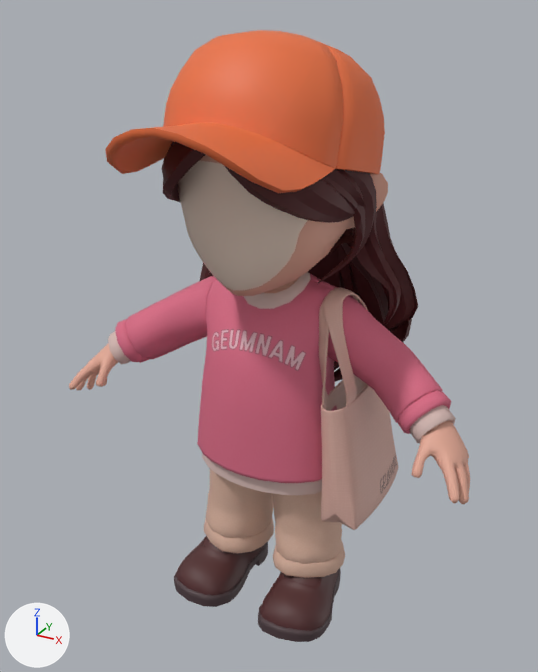
The FBX model Assets/YJK's_Resources/YJK's_Package/MainHero_Characters/Meshs/Geumnam_Girl_3.fbx as it was, and as the next commit left it.
Both versions are drawn from a camera (50 mm lens) standing at (0.628, -1.169, 1.156) and looking at (0.011, -0.046, 0.595). The lights are fixed; the arrows at lower left show +X, +Y and +Z. Where no turn or scale is listed for an object, it has been applied to the vertices. Vertices at the same position are counted once.

The scene before the commit, as lines of its bpy script (objects in view):
```python
me_mesh = bpy.data.meshes.new('Mesh')
me_mesh.from_pydata(...)  # 6696 vertices, 7866 faces; spans x -0.182..0.24, y -0.349..0.194, z -0.002..1.124
me_mesh.materials.append(mat_geumnam_3rd_girl_item)  # picture img_geumnam_3rd_girl_item_base_color_png
me_mesh_001 = bpy.data.meshes.new('Mesh.001')
me_mesh_001.from_pydata(...)  # 1842 vertices, 1810 faces; spans x -0.425..0.425, y -0.185..0.154, z 0.086..1.022
# faces by material slot: [202, 1518, 90]
me_mesh_001.materials.append(mat_geumnam_skin_face_a)
me_mesh_001.materials.append(mat_geumnam_skin_body)
me_mesh_001.materials.append(mat_face)  # its picture is missing
me_mesh_002 = bpy.data.meshes.new('Mesh.002')
me_mesh_002.from_pydata(...)  # 4952 vertices, 4397 faces; spans x -0.371..0.371, y -0.221..0.211, z 0.065..1.03
me_mesh_002.materials.append(mat_geumnam_3rd_girl_cloth)
ob_geumnam_3rd_girl_cloth = bpy.data.objects.new('Geumnam_3rd_Girl_Cloth', me_mesh_002)
ob_geumnam_3rd_girl_cloth.location = (0.0, 0.0, 0.0)
ob_geumnam_3rd_girl_face_a = bpy.data.objects.new('Geumnam_3rd_Girl_Face_A', me_mesh_001)
ob_geumnam_3rd_girl_face_a.location = (0.0, 0.0, 0.0)
ob_geumnam_3rd_girl_item = bpy.data.objects.new('Geumnam_3rd_Girl_Item', me_mesh)
ob_geumnam_3rd_girl_item.location = (0.0, 0.0, 0.0)
```
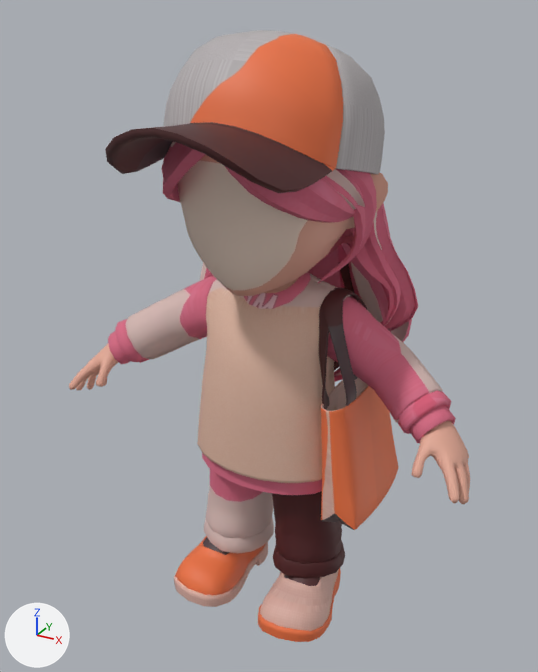
Changed parts and their boxes (x1, y1, x2, y2) in the pictures (538 x 672 px; the box of a moved part takes in the faces that stretch with it):
part 1 of me_mesh_002, moved or reshaped: (171, 142, 365, 255) in both
part 2 of me_mesh_002, surface changed: (108, 142, 456, 578) in both
part 3 of me_mesh, surface changed: (105, 30, 398, 642) in both

The edits, one by one:
me_mesh has 6696 vertices, 7866 faces and spans x -0.182..0.24, y -0.349..0.194, z -0.002..1.124.
me_mesh is used by ob_geumnam_3rd_girl_item; location (0.0, 0.0, 0.0).
me_mesh part 3: 7866 kept faces spanning x -0.182..0.24, y -0.349..0.194, z -0.002..1.124 get new texture (UV) coordinates.
me_mesh_002 is used by ob_geumnam_3rd_girl_cloth; location (0.0, 0.0, 0.0).
me_mesh_002 had 4952 vertices, 4397 faces and spanned x -0.371..0.371, y -0.221..0.211, z 0.065..1.03.
me_mesh_002 now has 4820 vertices, 4399 faces and spans x -0.371..0.371, y -0.221..0.211, z 0.065..1.03.
Part 1, on me_mesh_002:
126 vertices are removed from x -0.177..0.187, y -0.175..0.189, z 0.692..0.994.
179 faces are deleted.
181 new faces join them.
me_mesh_002 part 2: 4197 kept faces spanning x -0.371..0.371, y -0.221..0.211, z 0.065..1.03 get new texture (UV) coordinates.
